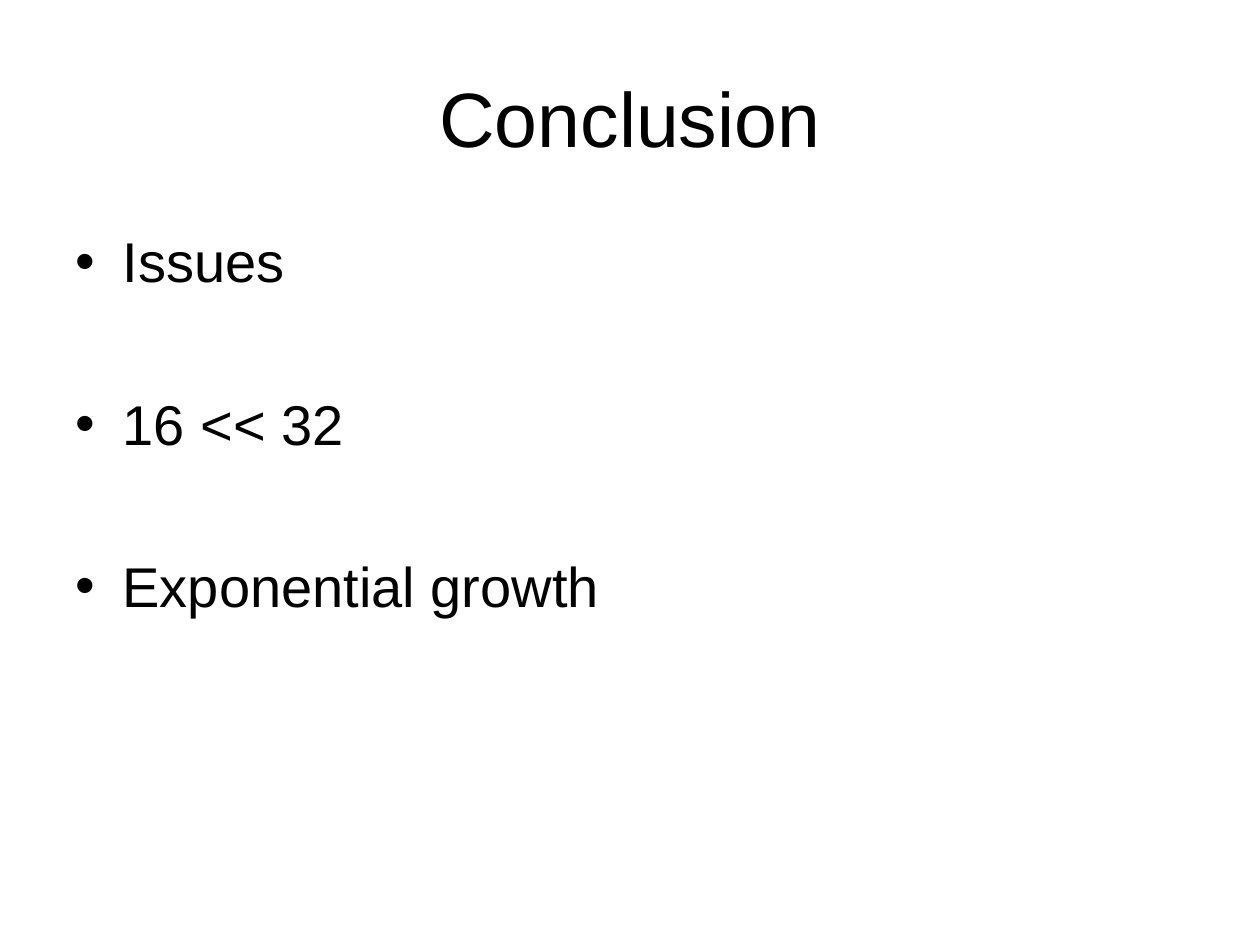
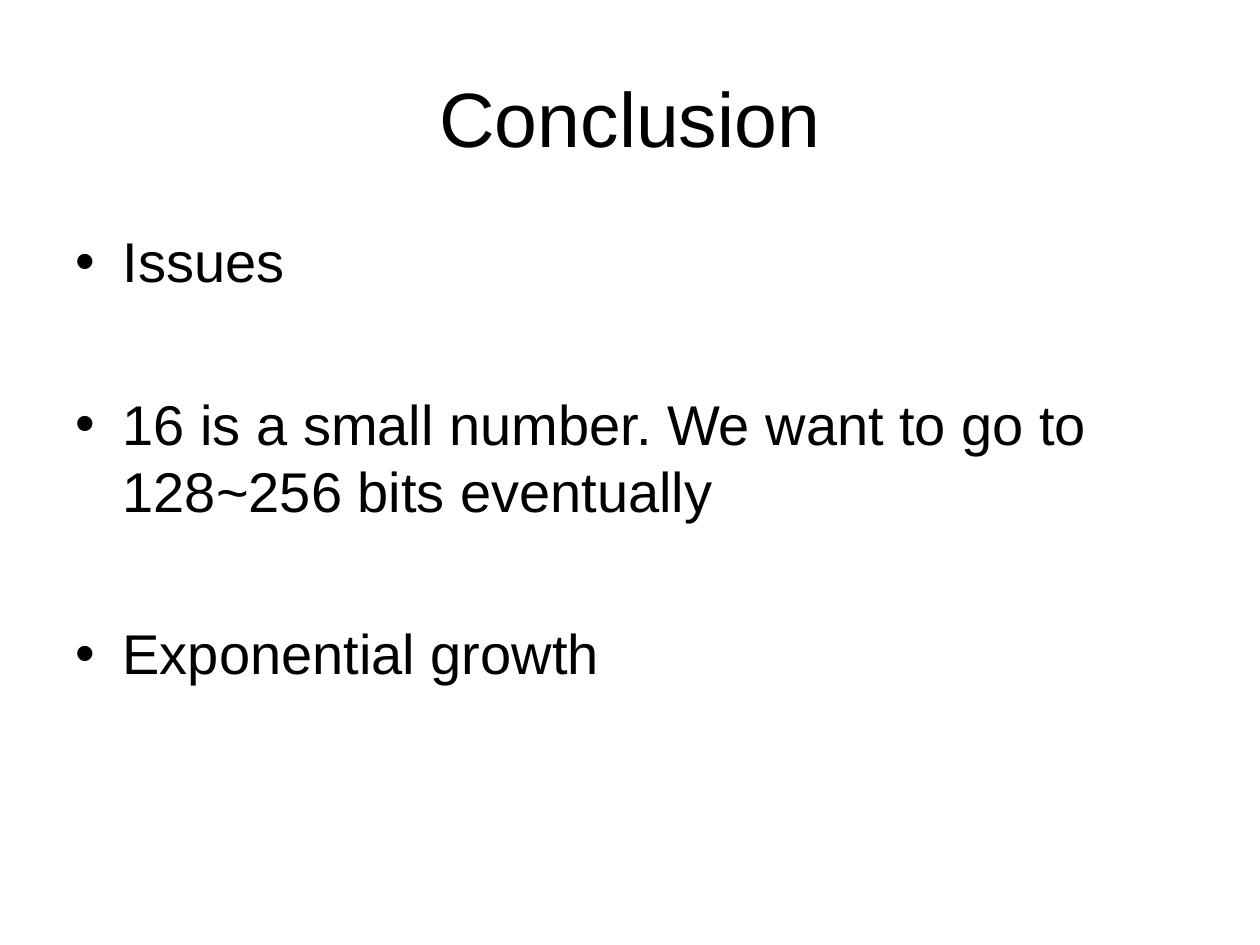
Before and after one commit to chenjiia/Thesis, a slide deck: slide 27 of thesis_presentation/presentation.ppt. Drawn at 1260x945 pixels with LibreOffice and Linux fonts; fonts in the diff are those of the drawing. Boxes give left, top, right and bottom in pixels: in the first picture for what was removed or moved away, otherwise in the second. Text is boxed around its words. In the diff, an @@ line names an element or a change of style, - is before the commit and + after.

```diff
--- a/thesis_presentation/presentation.ppt
+++ b/thesis_presentation/presentation.ppt
@@ text at <box>123,404,1086,523</box>: text changed @@
-• 16 << 32
+• 16 is a small number. We want to go to 128~256 bits eventually
```
Also in this commit, not shown: 4 other slides changed.
